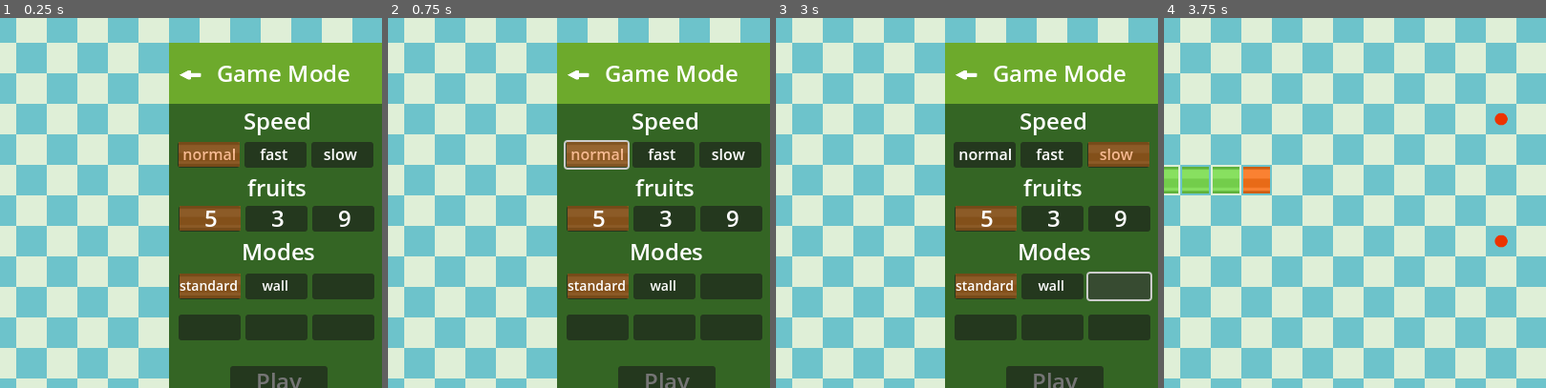
Above: before the commit, frames 1-4 (left to right).
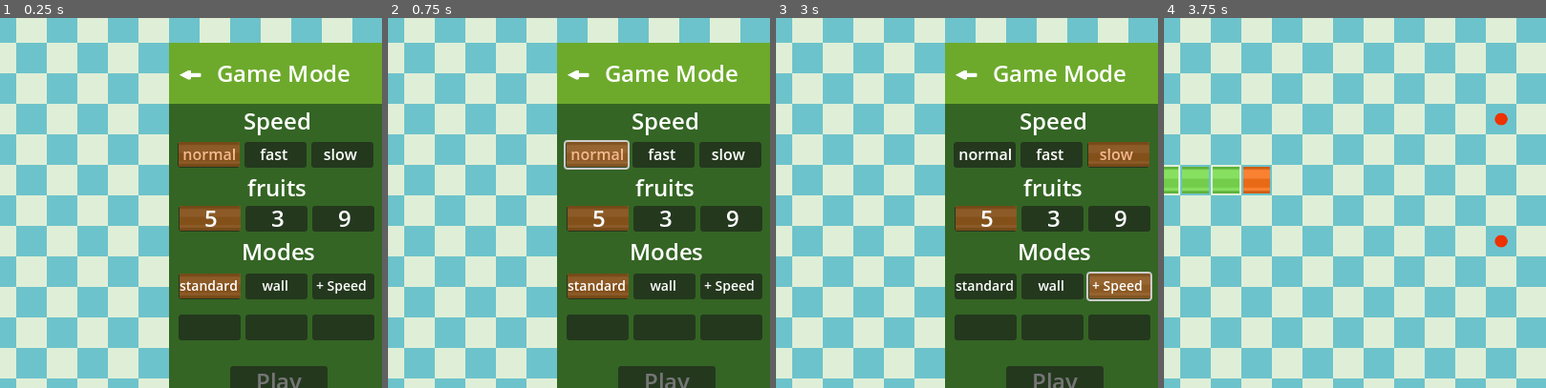
Above: after the commit, the same moments.

Repository: tales411/snake
Game: Godot game, scene res://scenes/game_mode.tscn
The game is run twice, just before and just after one commit, with the same random seed, the same clock (stepped at 60 frames per second) and the same inputs. The project has no main scene, so this scene is started directly.
Inputs (mouse positions are % of the whole screen's width and height, from its top left):
- Up to frame 1 (0.25 s): no input
- Up to frame 2 (0.75 s): click (41, 45) at 0.5 s
- Up to frame 3 (3 s): click (50, 45) at 1.25 s; click (59, 45) at 2 s; click (59, 63) at 2.75 s
- Up to frame 4 (3.75 s): click (50, 76) at 3.5 s
The pictures show only the part of the screen within x 14-64%, y 27-77%; the shares and areas given below are measured in that part.

The runs differ from the first frame. In frame 1, 0.2% of the frame differs, in the area x 82-96%, y 70-75%; in frame 2, 0.2%; in frame 3, 2.0%, in the area x 47-98%, y 69-76%; in frame 4, nothing differs.

Commit message:
slow fruit

Diff:
--- a/snake/scenes/game_mode.tscn
+++ b/snake/scenes/game_mode.tscn
@@ -705,7 +705,7 @@
 
 [node name="mode" type="Sprite2D" parent="options/modes"]
 modulate = Color(1, 1, 1, 0.486275)
-position = Vector2(112, 53)
+position = Vector2(182, 53)
 scale = Vector2(3.53991, 1.42641)
 texture = ExtResource("4_1c5yy")
 
@@ -715,7 +715,7 @@
 offset_top = 42.6503
 offset_right = 215.716
 offset_bottom = 120.65
-text = "standard       wall"
+text = "standard       wall        + Speed"
 label_settings = SubResource("LabelSettings_dsk5g")
 
 [connection signal="pressed" from="back" to="." method="_on_back_pressed"]
@@ -728,3 +728,4 @@
 [connection signal="pressed" from="options/confirm/confirm" to="." method="_on_confirm_pressed"]
 [connection signal="pressed" from="options/modes/mode1" to="." method="_on_mode_1_pressed"]
 [connection signal="pressed" from="options/modes/mode2" to="." method="_on_mode_2_pressed"]
+[connection signal="pressed" from="options/modes/mode3" to="." method="_on_mode_3_pressed"]
--- a/snake/scenes/main.tscn
+++ b/snake/scenes/main.tscn
@@ -551,6 +551,8 @@
 [node name="fruit9" parent="fruits" instance=ExtResource("3_p4lmt")]
 position = Vector2(560.018, 433.654)
 
+[node name="slow fruits" type="Node" parent="."]
+
 [node name="player" parent="." instance=ExtResource("4_aqy28")]
 position = Vector2(208, 400)
 collision_mask = 2
--- /dev/null
+++ b/snake/scenes/slow_fruit.tscn
@@ -0,0 +1,25 @@
+[gd_scene load_steps=4 format=3 uid="uid://ciyh4i265g3sm"]
+
+[ext_resource type="Script" path="res://scripts/slow_fruit.gd" id="1_m65ws"]
+[ext_resource type="Texture2D" uid="uid://orkyno46peme" path="res://tiles/ball_blue_small.png" id="1_wyvhu"]
+
+[sub_resource type="CircleShape2D" id="CircleShape2D_eorx6"]
+radius = 4.77425
+
+[node name="slow_fruit" type="Area2D"]
+script = ExtResource("1_m65ws")
+
+[node name="BallBlueSmall" type="Sprite2D" parent="."]
+scale = Vector2(0.5, 0.5)
+texture = ExtResource("1_wyvhu")
+
+[node name="CollisionShape2D" type="CollisionShape2D" parent="."]
+shape = SubResource("CircleShape2D_eorx6")
+
+[node name="Timer" type="Timer" parent="."]
+wait_time = 3.0
+one_shot = true
+autostart = true
+
+[connection signal="body_entered" from="." to="." method="_on_body_entered"]
+[connection signal="timeout" from="Timer" to="." method="_on_timer_timeout"]
--- a/snake/scripts/game_mode.gd
+++ b/snake/scripts/game_mode.gd
@@ -22,17 +22,17 @@
 
 
 func _on_speed_1_pressed() -> void:
-	Global.move_speed_timer = 0.2
+	Global.move_speed_option = 1
 	$"options/speed/speed option".position.x = -36
 
 
 func _on_speed_2_pressed() -> void:
-	Global.move_speed_timer = 0.13
+	Global.move_speed_option = 2
 	$"options/speed/speed option".position.x = 34
 
 
 func _on_speed_3_pressed() -> void:
-	Global.move_speed_timer = 0.35
+	Global.move_speed_option = 3
 	$"options/speed/speed option".position.x = 104
 
 
@@ -63,3 +63,8 @@
 func _on_mode_2_pressed() -> void:
 	$options/modes/mode.position.x = 112
 	Global.game_mode = 2
+
+
+func _on_mode_3_pressed() -> void:
+	$options/modes/mode.position.x = 182
+	Global.game_mode = 3
--- a/snake/scripts/global.gd
+++ b/snake/scripts/global.gd
@@ -1,10 +1,12 @@
 extends Node
 
 var move_speed_timer = 0.2 # velocidade da cobra
+var move_speed_option = 1
 
 var grid_size = 32 # Tamanho do grid
 var direction = Vector2.RIGHT # direção inicial (começa indo para a direita)
 var fruit_entered: bool = false
+var slow_fruit_entered: bool = false
 
 var snake_body: Array = [] # lista do corpo da cobra
 var initial_length = 5 # tamanho inicial da cobra
--- a/snake/scripts/main.gd
+++ b/snake/scripts/main.gd
@@ -3,6 +3,7 @@
 
 var fruit_scene = preload("res://scenes/fruit.tscn")
 var wall_scene = preload("res://scenes/wall.tscn")
+var slow_fruit_scene = preload("res://scenes/slow_fruit.tscn")
 var points = 0
 
 var high_score = 0
@@ -17,6 +18,14 @@
 	_load_record()
 	_position_fruits()
 
+	if Global.move_speed_option == 1:
+		Global.move_speed_timer = 0.2
+	elif Global.move_speed_option == 2:
+		Global.move_speed_timer = 0.13
+	elif Global.move_speed_option == 3:
+		Global.move_speed_timer = 0.35
+	if Global.game_mode == 3:
+		Global.move_speed_timer += 0.10
 	# cria o corpo inicial da cobra
 	for i in range(Global.initial_length):
 		var segment = Sprite2D.new()
@@ -39,7 +48,13 @@
 		_score()
 		if Global.game_mode == 2:
 			_wall_mode()
+		elif Global.game_mode == 3:
+			_speed_mode()
 		Global.fruit_entered = false
+
+	if Global.slow_fruit_entered == true:
+		_slow_fruit()
+		Global.slow_fruit_entered = false
 
 
 func _position_fruits():
@@ -185,3 +200,37 @@
 		return false
 
 	return true
+
+func _speed_mode():
+	Global.move_speed_timer = Global.move_speed_timer*0.95
+	if Global.move_speed_option == 2:
+		Global.move_speed_timer -= 0.004
+	var random_value = randi() % 100
+	if random_value < 10:
+		_spawn_slow_fruit()
+
+
+func _spawn_slow_fruit():
+	var valid_position = false
+	var slow_fruit = slow_fruit_scene.instantiate()
+	var new_position
+
+	while valid_position == false:
+		# Gera uma nova posição aleatória na linha fixa
+		var random_x = (randi() % int(22) * 32) - 16 + (32 * 2)# -16 para alinhar no centro
+		var random_y = (randi() % int(19) * 32) - 16 + (32 * 5)
+		new_position = Vector2(random_x, random_y)
+
+		# Verifica se a posição gerada é válida
+		valid_position = _check_position(new_position)
+
+	# Quando uma posição válida for encontrada, posiciona a fruta
+	slow_fruit.position = new_position
+	$"slow fruits".add_child(slow_fruit)
+
+
+func _slow_fruit():
+	print("fruta slow")
+	Global.move_speed_timer += 0.11
+	if Global.move_speed_option == 2:
+		Global.move_speed_timer += 0.025
--- a/snake/scripts/player.gd
+++ b/snake/scripts/player.gd
@@ -31,7 +31,7 @@
 			Global.direction = new_direction
 
 	position += Global.direction * Global.grid_size # atualiza a posição da cobra
-
+	move_timer.wait_time = Global.move_speed_timer
 
 func _on_wall_body_entered(body: Node2D) -> void:
 	get_tree().change_scene_to_file("res://scenes/home_menu.tscn")
--- /dev/null
+++ b/snake/scripts/slow_fruit.gd
@@ -0,0 +1,11 @@
+extends Area2D
+
+
+func _on_body_entered(body: Node2D) -> void:
+	if body.name == "player":
+		Global.slow_fruit_entered = true
+		queue_free()
+
+
+func _on_timer_timeout() -> void:
+	queue_free()
Binary file added: snake/tiles/ball_blue_small.png
Not shown, added: snake/tiles/ball_blue_small.png.import
